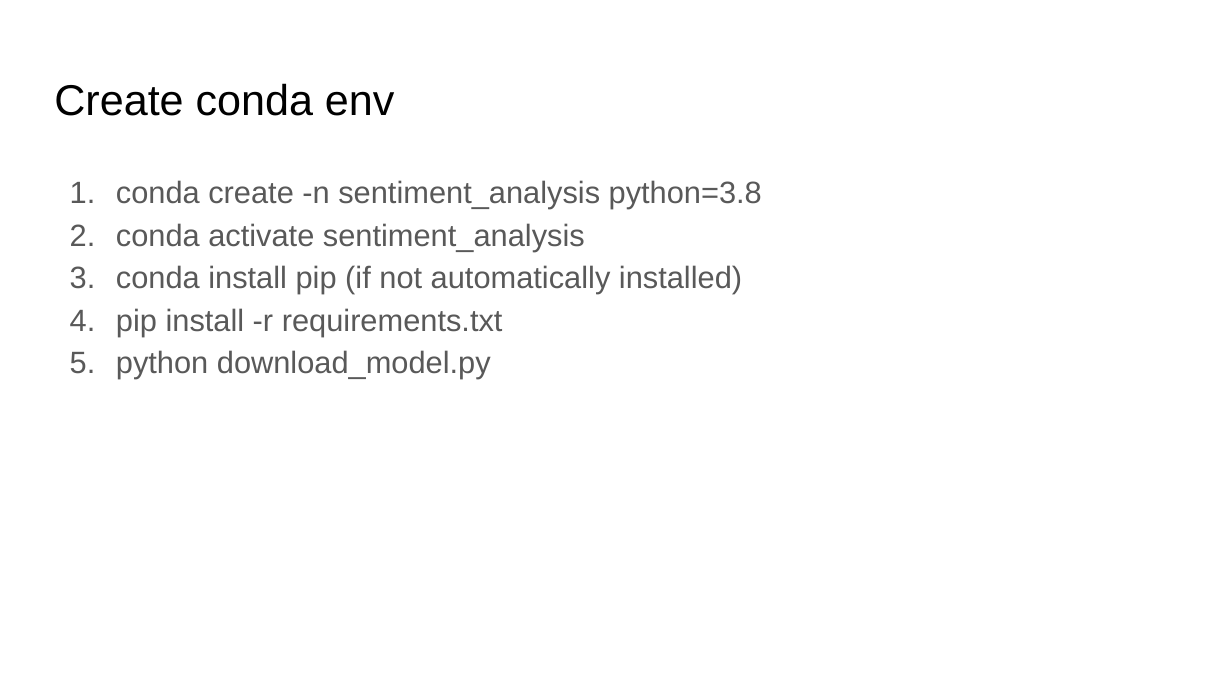
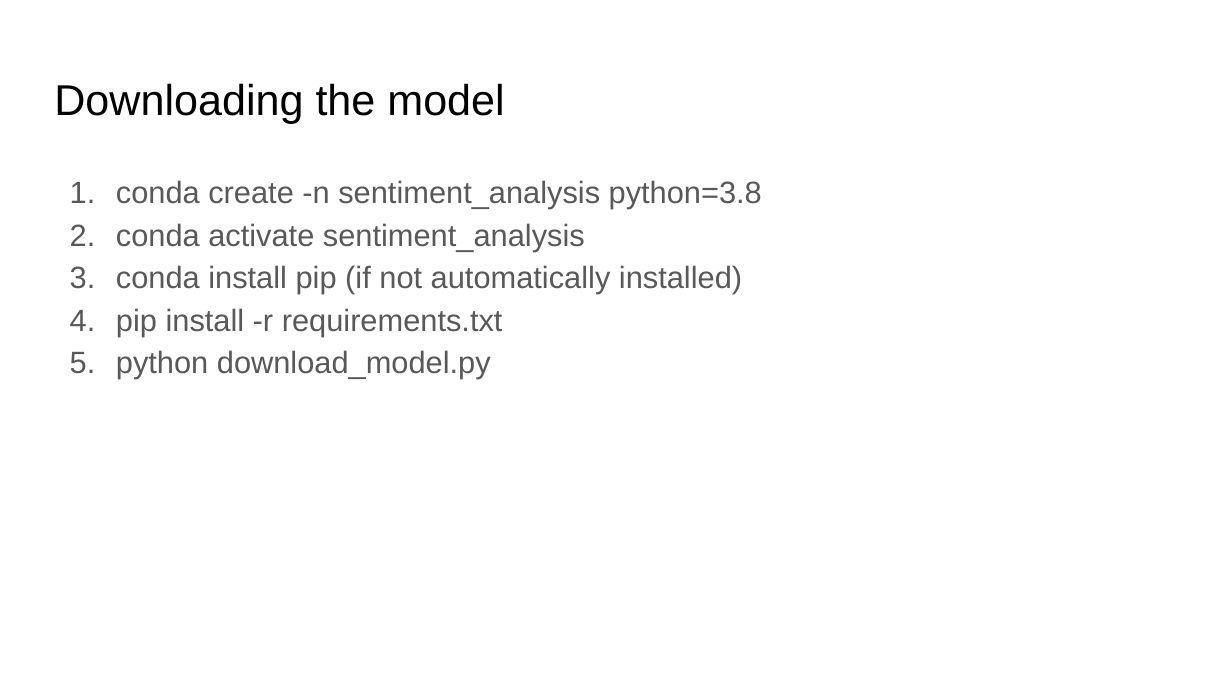
Before and after one commit to praveen-taneja/sentiment-analysis-lambda, a slide deck: slide 12 of docs/How to deploy an ML model with an API on AWS Lamba.pptx (slide 28 before the commit). Drawn at 1232x693 pixels with LibreOffice and Linux fonts; fonts in the diff are those of the drawing. Boxes give left, top, right and bottom in pixels: in the first picture for what was removed or moved away, otherwise in the second. Text is boxed around its words. In the diff, an @@ line names an element or a change of style, - is before the commit and + after.

```diff
--- a/docs/How to deploy an ML model with an API on AWS Lamba.pptx
+++ b/docs/How to deploy an ML model with an API on AWS Lamba.pptx
@@ title at box(54, 83, 504, 123): text changed @@
-Create conda env
+Downloading the model
```
Also in this commit, not shown: 9 other slides changed, 2 slides added, 18 slides removed.
